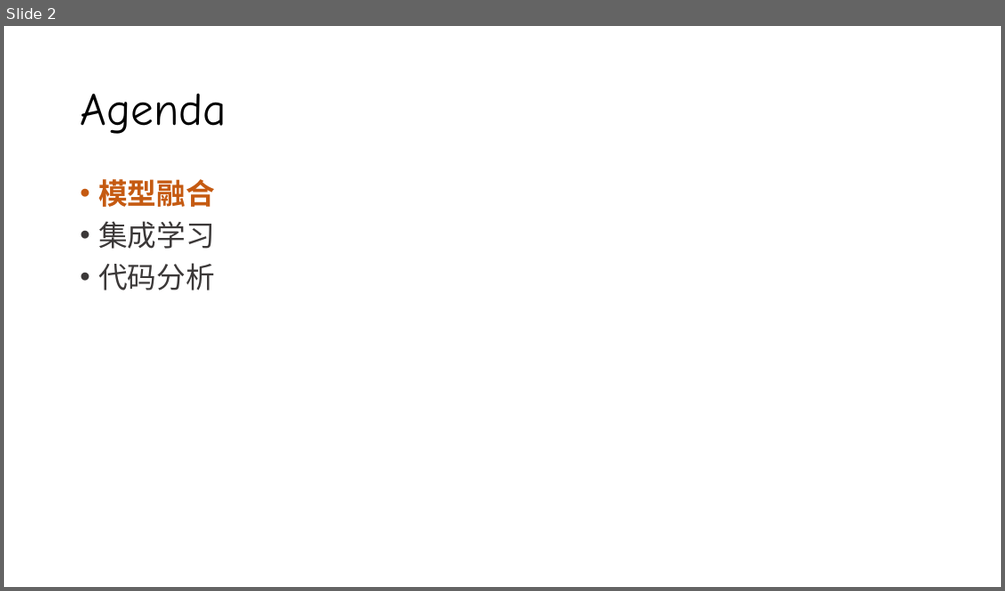
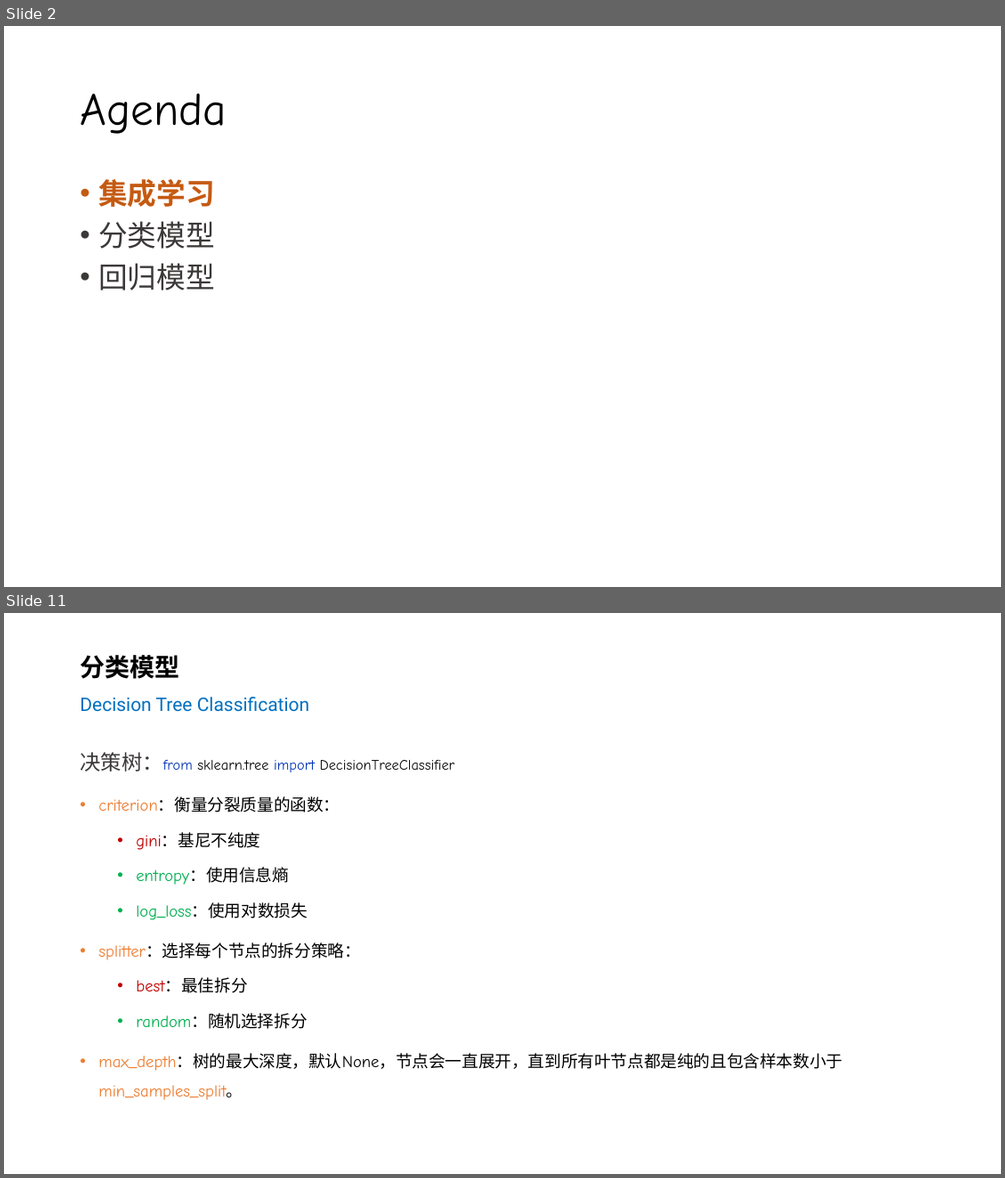
Before and after one commit to silentbalanceyh/cda-exam, a slide deck: ppt/06.模型选择.pptx. Shown one above the other, each under a label of ours: slide 2 before the commit, slides 2 and 11 after it; the slides between them are not shown. The pictures are 1005x591 and 1005x1178 pixels, drawn with LibreOffice and Linux fonts; fonts in the diff are those of the drawing; background and template pictures are left out. Boxes give left, top, right and bottom in pixels: in the first picture for what was removed or moved away, otherwise in the second. Text is boxed around its words. In the diff, an @@ line names an element or a change of style, - is before the commit and + after.

Commit message:
模型选择

```diff
--- a/ppt/06.模型选择.pptx
+++ b/ppt/06.模型选择.pptx
@@ slide 11 added at (x1=4, y1=613, x2=1001, y2=1174), background #FFFFFF @@
@@ title added at (x1=80, y1=655, x2=309, y2=712), 18 pt, text #0070C0 @@
+分类模型
+Decision Tree Classification
@@ text added at (x1=80, y1=752, x2=842, y2=1100), 16 pt, text #000000 @@
+决策树：from sklearn.tree import DecisionTreeClassifier
+• criterion：衡量分裂质量的函数：
+  • gini：基尼不纯度
+  • entropy：使用信息熵
+  • log_loss：使用对数损失
+• splitter：选择每个节点的拆分策略：
+  • best：最佳拆分
+  • random：随机选择拆分
+• max_depth：树的最大深度，默认None，节点会一直展开，直到所有叶节点都是纯的且包含样本数小于 min_samples_split。
@@ slide 2 changed as well @@
@@ text at (x1=98, y1=179, x2=215, y2=207): paragraph removed @@
-• 模型融合
@@ text at (x1=98, y1=179, x2=215, y2=207): text colour #3B3838 to #C55A11, bold on in "集成学习" @@
@@ text at (x1=98, y1=221, x2=215, y2=290): text changed @@
-• 代码分析视界
+• 分类模型
+• 回归模型
```
Also in this commit, not shown: 1 other slide changed, 28 other slides added, 2 other files.
